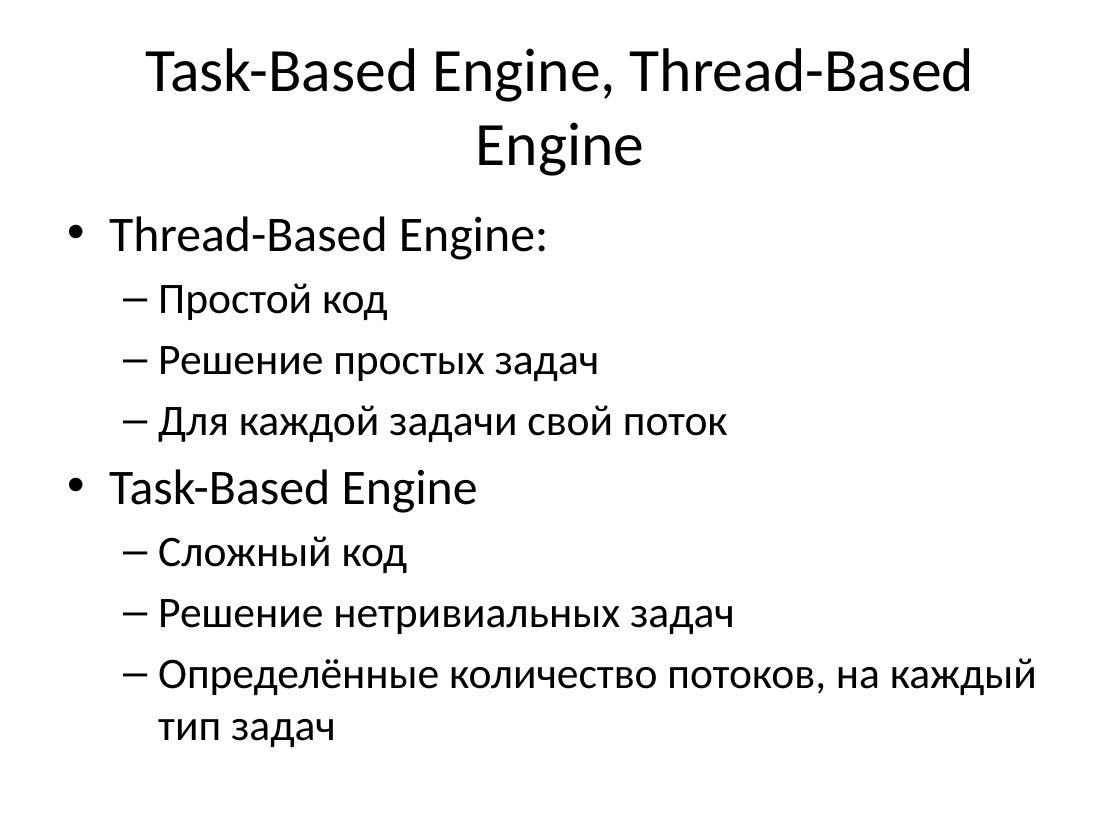
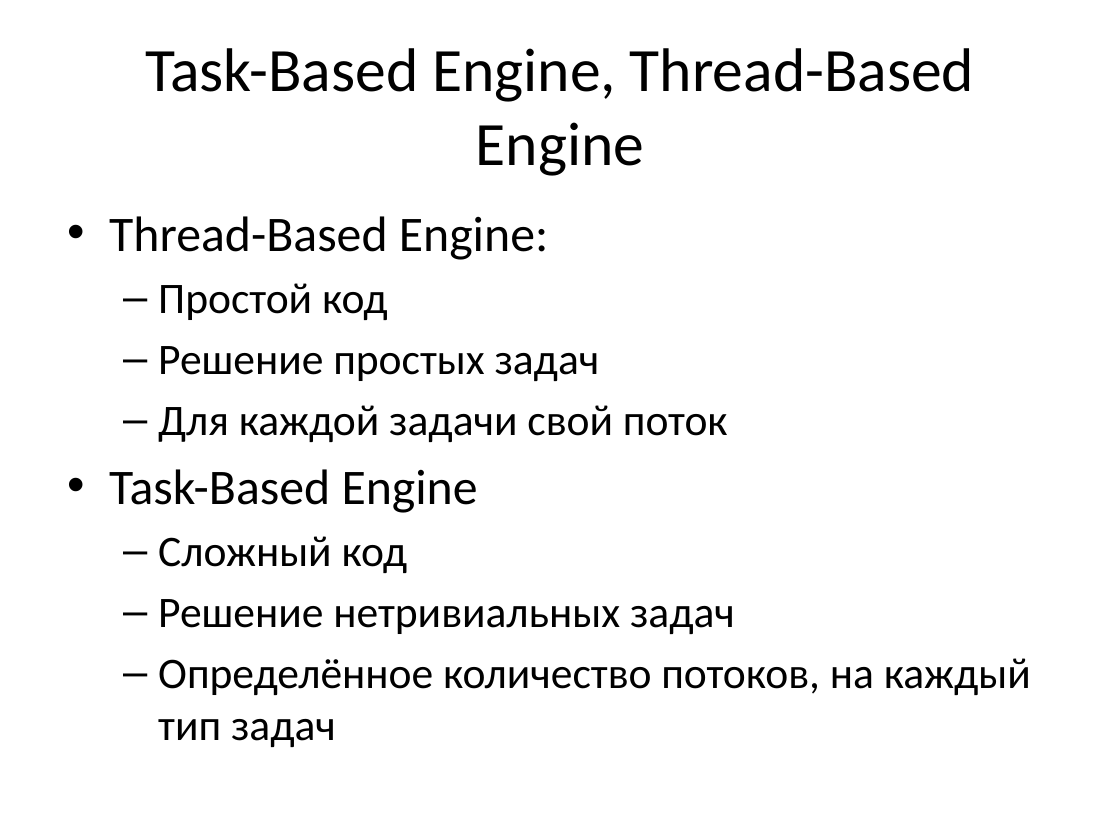
Before and after one commit to russov/cpp_craft_1013, a slide deck: slide 32 of lections/cpp_craft_lec_6_pre.pptx. Drawn at 1120x840 pixels with LibreOffice and Linux fonts; fonts in the diff are those of the drawing. Boxes give left, top, right and bottom in pixels: in the first picture for what was removed or moved away, otherwise in the second. Text is boxed around its words. In the diff, an @@ line names an element or a change of style, - is before the commit and + after.

```diff
--- a/lections/cpp_craft_lec_6_pre.pptx
+++ b/lections/cpp_craft_lec_6_pre.pptx
@@ text at (158, 658, 1031, 747): text changed @@
-  – Определённые количество потоков, на каждый тип задач
+  – Определённое количество потоков, на каждый тип задач
```
Also in this commit, not shown: 3 other slides changed.
